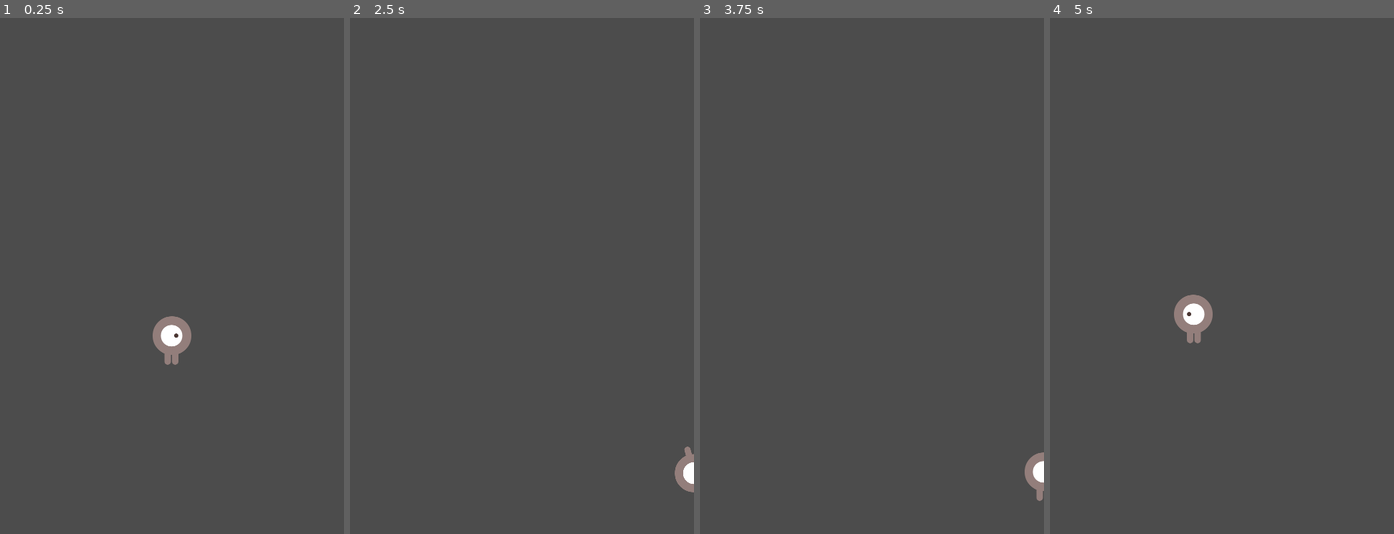
Above: before the commit, frames 1-4 (left to right).
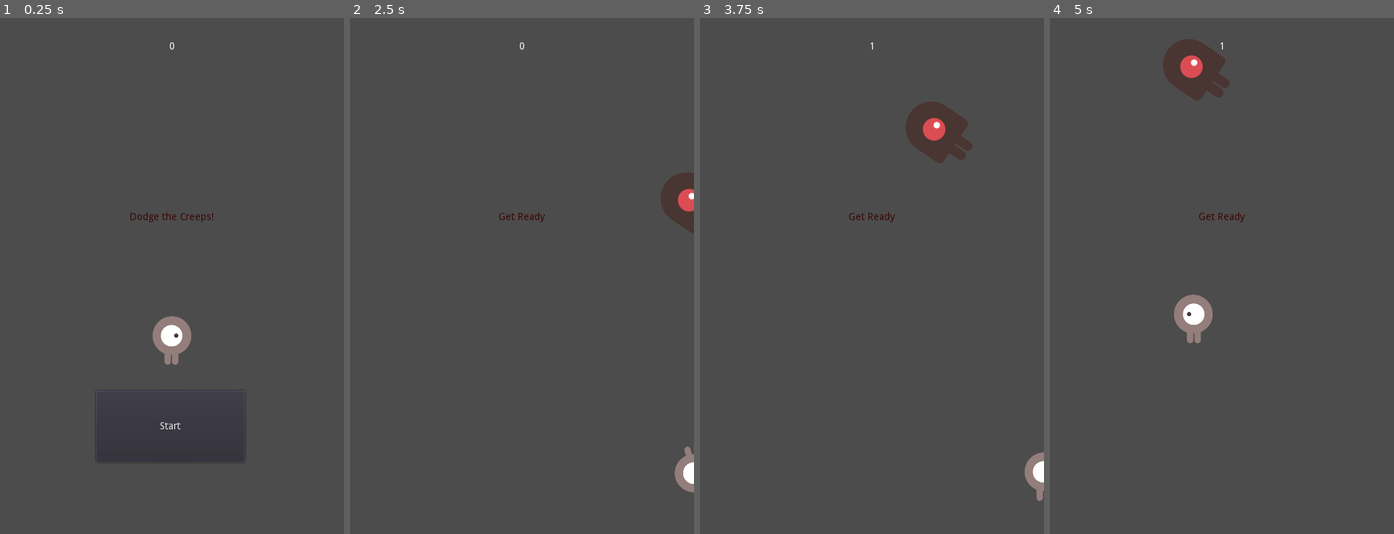
Above: after the commit, the same moments.

Repository: GataQuadrada/godot-learning
Game: Godot game, scene res://Main.tscn
Same seed, same stepped clock (60 frames per second), same inputs: the game is played once before the commit and once after it.
Inputs (mouse positions are in pixels of both pictures, inside the frame that each line leads up to):
- Up to frame 1 (0.25 s): no input
- Up to frame 2 (2.5 s): click (522, 425) at 0.5 s, where only the run after the commit has a clickable "Start"; tap Enter at 1.25 s; hold Right (ui_right) 1.28-2.03 s; hold Down (ui_down) from 2.03 s (still down)
- Up to frame 3 (3.75 s): release Down (ui_down) at 2.78 s; hold Right (ui_right) 2.78-3.53 s; hold Up (ui_up) from 3.53 s (still down)
- Up to frame 4 (5 s): release Up (ui_up) at 4.28 s; hold Left (ui_left) from 4.28 s (still down)

The runs differ from the first frame. In frame 1, 0.2% of the frame differs, in the area x 30-69%, y 4-86%; in frame 2, 0.9%; in frame 3, 1.6%; in frame 4, 1.6%, in the area x 32-57%, y 4-40%.

Commit message:
Edit day 1
Added Hud and corrected issue with mobs not spawning.
Currently only 1 mob spawns and the there is no game over for colliding with mobs

Diff:
--- /dev/null
+++ b/Brad-Game/HUD.gd
@@ -0,0 +1,41 @@
+extends CanvasLayer
+
+signal start_game
+
+func show_message(text):
+	$Message.text = text
+	$Message.show()
+	$MessageTimer.start()
+# Declare member variables here. Examples:
+# var a = 2
+# var b = "text"
+
+func show_game_over():
+	show_message("Game Over")
+	# Wait until the MessageTimer has counted down.
+	yield($MessageTimer, "timeout")
+	$Message.text = "Dodge the\nCreeps!"
+	$Message.show()
+	# Make a one-shot timer and wait for it to finish.
+	yield(get_tree().create_timer(1), "timeout")
+	$StartButton.show()
+
+func update_score(score):
+	$ScoreLabel.text = str(score)
+
+func _on_StartButton_pressed():
+	$StartButton.hide()
+	emit_signal("start_game")
+
+
+func _on_MessageTimer_timeout():
+	$Message.hide()
+# Called when the node enters the scene tree for the first time.
+
+func _ready():
+	pass # Replace with function body.
+
+
+# Called every frame. 'delta' is the elapsed time since the previous frame.
+#func _process(delta):
+#	pass
--- /dev/null
+++ b/Brad-Game/HUD.tscn
@@ -0,0 +1,48 @@
+[gd_scene load_steps=2 format=2]
+
+[ext_resource path="res://HUD.gd" type="Script" id=1]
+
+[node name="HUD" type="CanvasLayer"]
+script = ExtResource( 1 )
+
+[node name="ScoreLabel" type="Label" parent="."]
+anchor_right = 1.0
+margin_top = 32.758
+margin_bottom = 88.758
+text = "0"
+align = 1
+__meta__ = {
+"_edit_use_anchors_": false
+}
+
+[node name="Message" type="Label" parent="."]
+anchor_top = 0.5
+anchor_right = 1.0
+anchor_bottom = 0.5
+margin_top = -89.0
+custom_colors/font_color = Color( 0.227451, 0.027451, 0.027451, 1 )
+text = "Dodge the Creeps!"
+align = 1
+autowrap = true
+__meta__ = {
+"_edit_use_anchors_": false
+}
+
+[node name="StartButton" type="Button" parent="."]
+anchor_left = 0.5
+anchor_top = 1.0
+anchor_right = 0.5
+anchor_bottom = 1.0
+margin_left = -106.0
+margin_top = -200.0
+margin_right = 102.0
+margin_bottom = -100.0
+text = "Start"
+__meta__ = {
+"_edit_use_anchors_": false
+}
+
+[node name="MessageTimer" type="Timer" parent="."]
+wait_time = 2.0
+one_shot = true
+[connection signal="pressed" from="StartButton" to="." method="_on_StartButton_pressed"]
--- a/Brad-Game/Main.gd
+++ b/Brad-Game/Main.gd
@@ -3,21 +3,14 @@
 
 export (PackedScene) var Mob
 var score
-# Declare member variables here. Examples:
-# var a = 2
-# var b = "text"
 
-
-# Called when the node enters the scene tree for the first time.
 func _ready():
 	randomize()
 	new_game()
 
-
 # Called every frame. 'delta' is the elapsed time since the previous frame.
 #func _process(delta):
 #	pass
-
 
 func _on_Player_hit():
 	pass # Replace with function body.
@@ -25,7 +18,7 @@
 func game_over():
 	$ScoreTimer.stop()
 	$mobTimer.stop()
-
+	$HUD.show_game_over()
 func new_game():
 	score = 0
 	$Player.start($StartPosition.position)
@@ -34,10 +27,11 @@
 func _on_StartTimer_timeout():
 	$MobTimer.start()
 	$ScoreTimer.start()
-
+	$HUD.update_score(score)
+	$HUD.show_message("Get Ready")
 func _on_ScoreTimer_timeout():
 	score += 1
-
+	$HUD.update_score(score)
 func _on_MobTimer_timeout():
 	# Choose a random location on Path2D.
 	$MobPath/MobSpawnLocation.offset = randi()
--- a/Brad-Game/Main.tscn
+++ b/Brad-Game/Main.tscn
@@ -1,8 +1,9 @@
-[gd_scene load_steps=5 format=2]
+[gd_scene load_steps=6 format=2]
 
 [ext_resource path="res://Main.gd" type="Script" id=1]
 [ext_resource path="res://hello.tscn" type="PackedScene" id=2]
 [ext_resource path="res://Mob.tscn" type="PackedScene" id=3]
+[ext_resource path="res://HUD.tscn" type="PackedScene" id=4]
 
 [sub_resource type="Curve2D" id=1]
 _data = {
@@ -36,4 +37,9 @@
 [node name="MobSpawnLocation" type="PathFollow2D" parent="MobPath"]
 position = Vector2( 0.1651, 0.739166 )
 rotation = -0.0027933
-[connection signal="hit" from="Player" to="." method="_on_Player_hit"]
+
+[node name="HUD" parent="." instance=ExtResource( 4 )]
+[connection signal="hit" from="Player" to="." method="game_over"]
+[connection signal="timeout" from="MobTimer" to="." method="_on_MobTimer_timeout"]
+[connection signal="timeout" from="ScoreTimer" to="." method="_on_ScoreTimer_timeout"]
+[connection signal="timeout" from="StartTimer" to="." method="_on_StartTimer_timeout"]
--- a/Brad-Game/Mob.gd
+++ b/Brad-Game/Mob.gd
@@ -11,12 +11,8 @@
 func _ready():
 	var mob_types = $AnimatedSprite.frames.get_animation_names()
 	$AnimatedSprite.animation = mob_types[randi() % mob_types.size()]
-
-
+func _on_VisibilityNotifier2D_screen_exited():
+	queue_free()
 # Called every frame. 'delta' is the elapsed time since the previous frame.
 #func _process(delta):
 #	pass
-
-
-func _on_VisibilityNotifier2D_screen_exited():
-	queue_free()
--- a/Brad-Game/Mob.tscn
+++ b/Brad-Game/Mob.tscn
@@ -13,24 +13,24 @@
 "frames": [ ExtResource( 2 ), ExtResource( 3 ) ],
 "loop": true,
 "name": "Walk",
-"speed": 5.0
+"speed": 3.0
 }, {
 "frames": [ ExtResource( 4 ), ExtResource( 5 ) ],
 "loop": true,
 "name": "Fly",
-"speed": 5.0
+"speed": 3.0
 }, {
 "frames": [ ExtResource( 6 ), ExtResource( 1 ) ],
 "loop": true,
 "name": "Swim",
-"speed": 5.0
+"speed": 3.0
 } ]
 
 [sub_resource type="CapsuleShape2D" id=2]
 radius = 44.0
 height = 0.0
 
-[node name="RigidBody2D" type="RigidBody2D"]
+[node name="Mob" type="RigidBody2D"]
 position = Vector2( 257.5, 104 )
 collision_mask = 0
 gravity_scale = 0.0
--- a/Brad-Game/Player.gd
+++ b/Brad-Game/Player.gd
@@ -47,7 +47,7 @@
 #	pass
 
 
-func _on_Player_body_entered(body):
+func _on_Player_body_entered(_body):
 	hide()
 	emit_signal("hit")
 	$CollisionShape2D.set_deferred("disabled", true)
